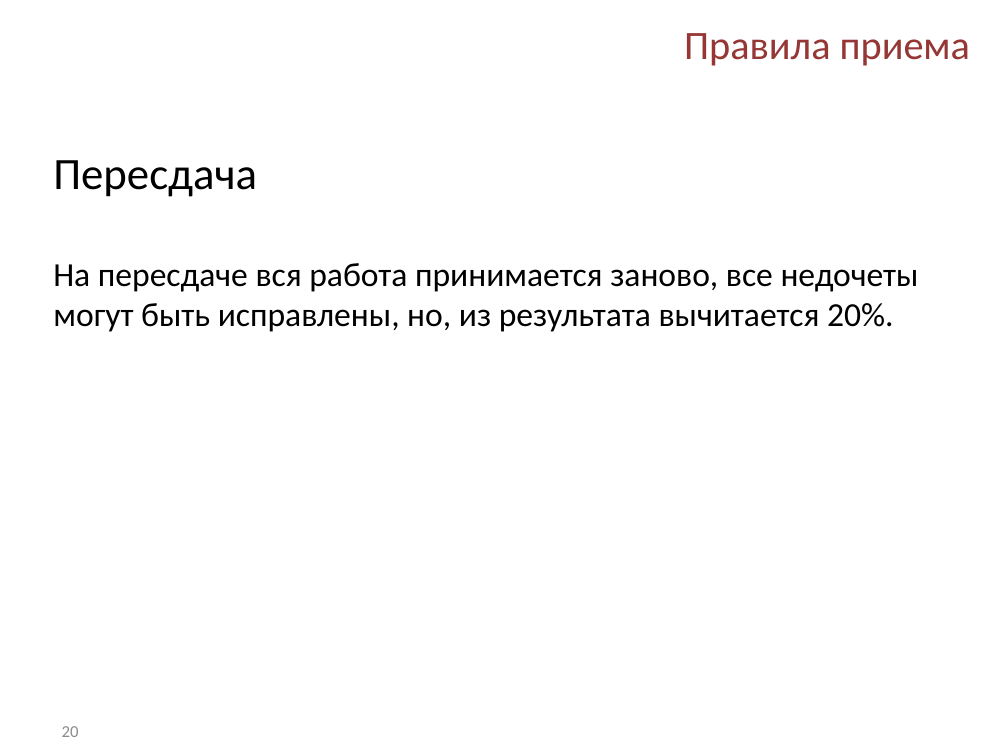
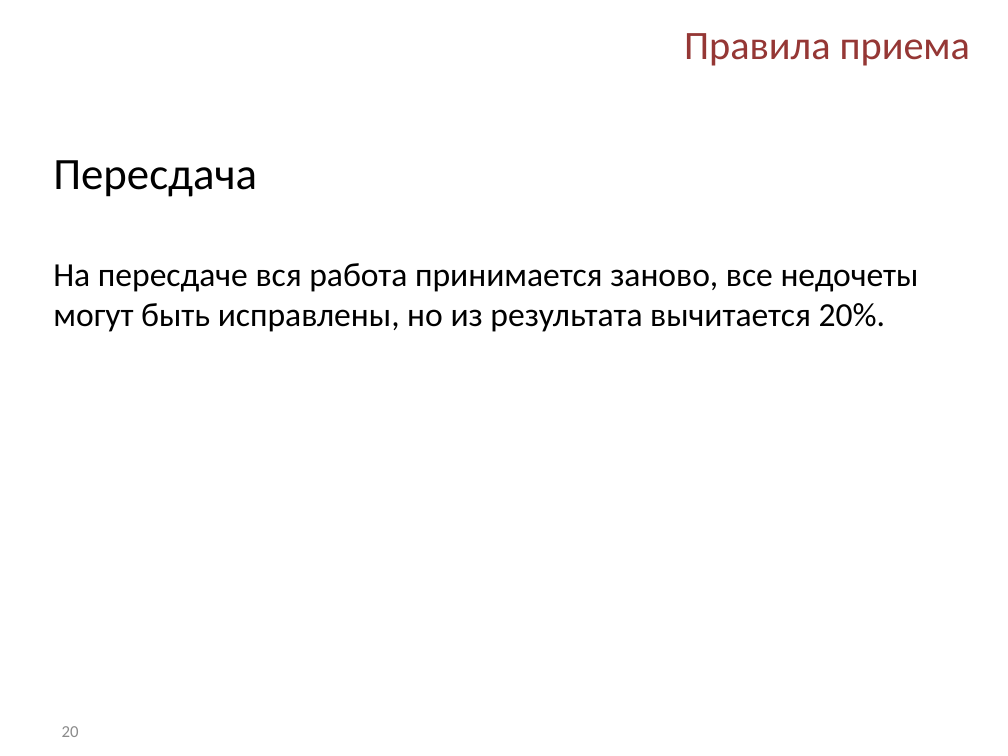
Before and after one commit to Kriger/DBaNT, a slide deck: slide 20 of Presentations/Lab_1_Database_Normalization.pptx. Drawn at 1008x756 pixels with LibreOffice and Linux fonts; fonts in the diff are those of the drawing; background and template pictures are left out. Boxes give left, top, right and bottom in pixels: in the first picture for what was removed or moved away, otherwise in the second. Text is boxed around its words. In the diff, an @@ line names an element or a change of style, - is before the commit and + after.

Commit message:
Исправлены ошибки в презентациях

```diff
--- a/Presentations/Lab_1_Database_Normalization.pptx
+++ b/Presentations/Lab_1_Database_Normalization.pptx
@@ text at (x1=53, y1=263, x2=919, y2=332): text changed @@
-На пересдаче вся работа принимается заново, все недочеты могут быть исправлены, но, из результата вычитается 20%.
+На пересдаче вся работа принимается заново, все недочеты могут быть исправлены, но из результата вычитается 20%.
```
Also in this commit, not shown: 2 other files.
